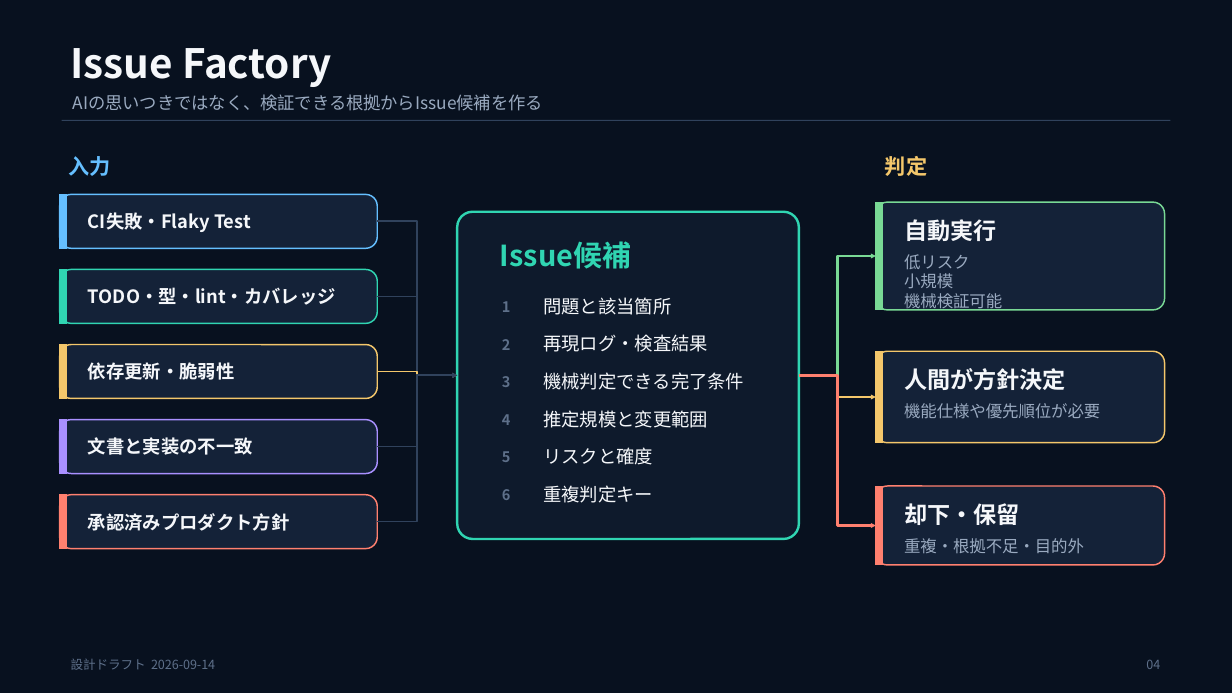
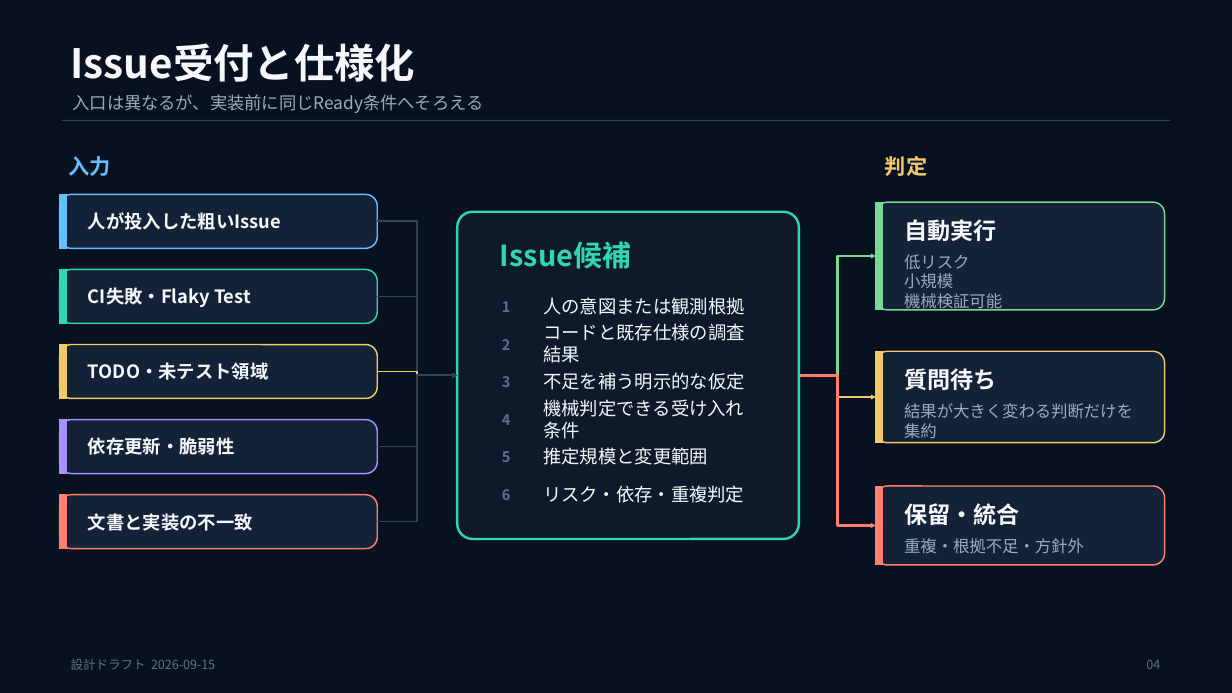
Before and after one commit to Kottiee/dev-pipeline2, a slide deck: slide 4 of docs/autonomous-development-pipeline-design.pptx. Drawn at 1232x693 pixels with LibreOffice and Linux fonts; fonts in the diff are those of the drawing. Boxes give left, top, right and bottom in pixels: in the first picture for what was removed or moved away, otherwise in the second. Text is boxed around its words. In the diff, an @@ line names an element or a change of style, - is before the commit and + after.

```diff
--- a/docs/autonomous-development-pipeline-design.pptx
+++ b/docs/autonomous-development-pipeline-design.pptx
@@ text at <box>71,43,415,82</box>: text changed @@
-Issue Factory
+Issue受付と仕様化
@@ text at <box>73,94,484,113</box>: text changed @@
-AIの思いつきではなく、検証できる根拠からIssue候補を作る
+入口は異なるが、実装前に同じReady条件へそろえる
@@ text added at <box>88,212,281,230</box>, 14.2 pt, text #F5F7FA, bold @@
+人が投入した粗いIssue
@@ text removed at <box>88,287,336,305</box> @@
-TODO・型・lint・カバレッジ
@@ text at <box>543,297,744,315</box>: text changed @@
-問題と該当箇所
+人の意図または観測根拠
@@ text at <box>543,323,744,363</box>: text changed @@
-再現ログ・検査結果
+コードと既存仕様の調査結果
@@ text added at <box>88,362,268,380</box>, 14.2 pt, text #F5F7FA, bold @@
+TODO・未テスト領域
@@ text at <box>543,372,744,390</box>: text changed @@
-機械判定できる完了条件
+不足を補う明示的な仮定
@@ text at <box>904,368,996,390</box>: text changed @@
-人間が方針決定
+質問待ち
@@ text added at <box>543,399,744,439</box>, 14.2 pt, text #F5F7FA @@
+機械判定できる受け入れ条件
@@ text at <box>904,403,1133,438</box>: text changed @@
-機能仕様や優先順位が必要
+結果が大きく変わる判断だけを集約
@@ 3 texts: place and size @@
-3 texts at <box>88,212,253,455</box>
+3 texts at <box>88,287,253,531</box>
@@ text "推定規模と変更範囲": place and size @@
-text "推定規模と変更範囲" at <box>543,410,708,428</box>
+text "推定規模と変更範囲" at <box>543,447,708,465</box>
@@ text removed at <box>543,447,653,465</box> @@
-リスクと確度
@@ text at <box>543,485,744,503</box>: text changed @@
-重複判定キー
+リスク・依存・重複判定
@@ text at <box>904,503,1019,525</box>: text changed @@
-却下・保留
+保留・統合
@@ text removed at <box>88,513,289,531</box> @@
-承認済みプロダクト方針
@@ text at <box>904,538,1084,553</box>: text changed @@
-重複・根拠不足・目的外
+重複・根拠不足・方針外
@@ text at <box>71,659,215,670</box>: text changed @@
-設計ドラフト 2026-09-14
+設計ドラフト 2026-09-15
```
Also in this commit, not shown: 8 other slides changed, 6 slides added.
